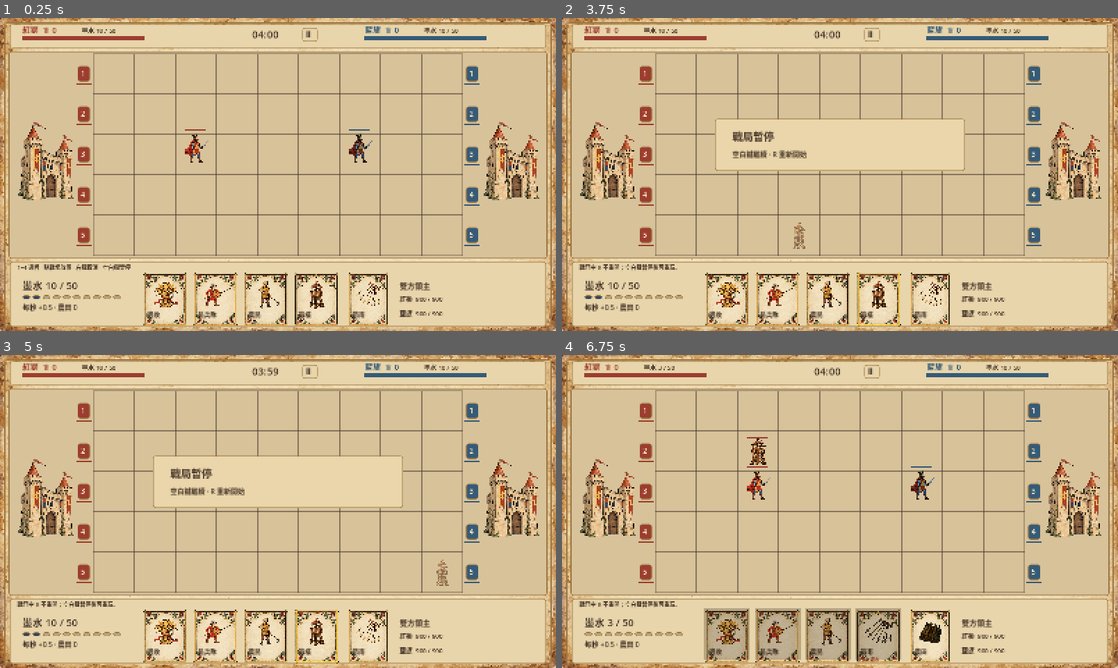
Above: before the commit, frames 1-4 (two rows, left to right).
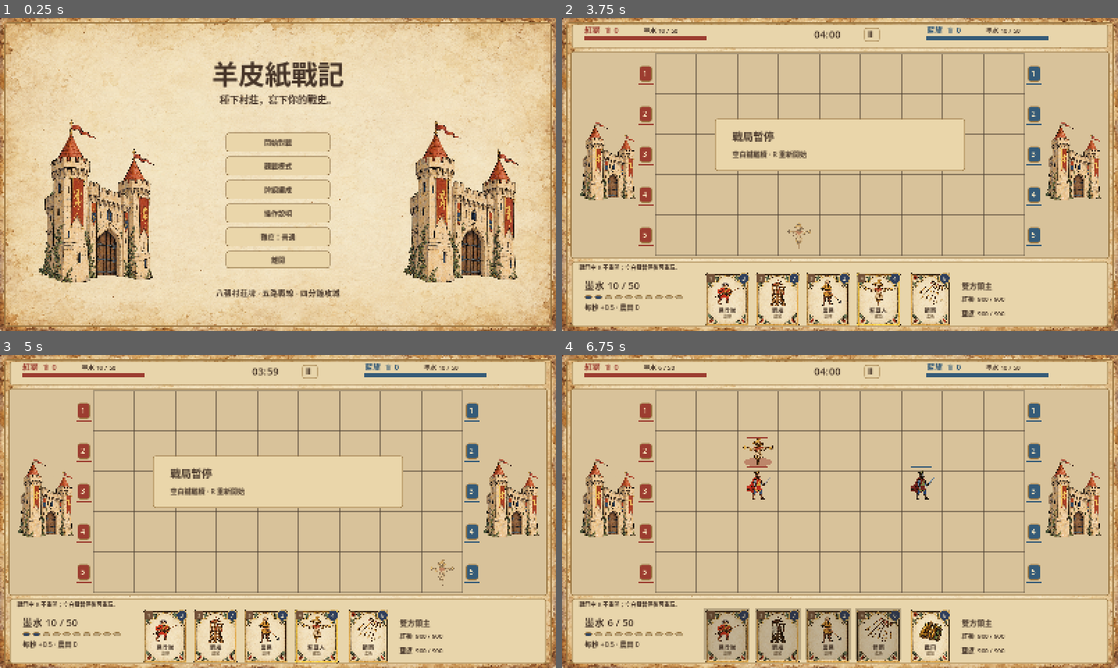
Above: after the commit, the same moments.

Repository: crazycatpower/FiveLaneLords
Game: Godot game, scene res://main.tscn
Two runs of this game, one before a commit and one after it. Both use one fixed random seed, a clock stepped at 60 frames per second and the inputs below.
Inputs (mouse positions are in pixels of both pictures, inside the frame that each line leads up to):
- Up to frame 1 (0.25 s): no input
- Up to frame 2 (3.75 s): click (840, 165) at 0.5 s, where only the run after the commit has a clickable "觀戰模式"; tap Enter at 1.25, 2.75 s; move the mouse to (962, 158) at 1.27 s; tap R at 1.35, 2.1, 3.05 s; click (962, 158) at 1.42 s; tap Space at 1.52, 2, 2.27, 3.5 s; move the mouse to (728, 190) at 2.02 s; click (728, 190) at 2.17 s; move the mouse to (895, 105) at 2.77 s; tap 1 at 2.85 s; click (895, 105) at 2.92 s; move the mouse to (812, 237) at 3.52 s; tap 4 at 3.6 s; click (812, 237) at 3.67 s
- Up to frame 3 (5 s): tap Space at 3.77, 4.52 s; tap R at 3.8, 4.35 s; tap Enter at 4.25 s; move the mouse to (444, 558) at 4.27 s; click (444, 558) at 4.42 s
- Up to frame 4 (6.75 s): tap Space at 5, 5.27 s; move the mouse to (673, 464) at 5.02 s; tap R at 5.1, 6.05 s; click (673, 464) at 5.17 s; move the mouse to (867, 511) at 5.77 s; tap 1 at 5.85 s; click (867, 511) at 5.92 s; move the mouse to (756, 433) at 6.52 s; tap 4 at 6.6 s; click (756, 433) at 6.67 s

The runs differ from the first frame. In frame 1, 58% of the frame differs, in the area x 1-99%, y 1-99%; in frame 2, 1.8%; in frame 3, 1.8%; in frame 4, 2.0%.

Commit message:
T6 add title, deck builder and help screens
Title (battle, spectate, deck, help, difficulty, quit), a deck builder
with presets, type tabs and save to user://deck.json, and a help page.
Drafted by Codex, finished by Claude: cards now show an ink-cost badge,
centred name and card type; the blue side gets a tint and team-coloured
shadows (shared art set); deck tests no longer overwrite the player's
saved deck; the smoke test now fails when a test stops on a script error.

Co-Authored-By: Claude Opus 5.5 <noreply@anthropic.com>

Diff:
--- /dev/null
+++ b/deck_store.gd
@@ -0,0 +1,24 @@
+extends RefCounted
+const B = preload("res://balance.gd")
+static func valid(deck: Array) -> bool:
+	if deck.size() != 8 or not "farm" in deck: return false
+	var unique := {}
+	for kind in deck:
+		if not kind is String or not B.CARDS.has(kind) or unique.has(kind): return false
+		unique[kind] = true
+	return true
+static func save_deck(deck: Array, path: String = "user://deck.json") -> bool:
+	if not valid(deck): return false
+	var file := FileAccess.open(path,FileAccess.WRITE)
+	if file == null: return false
+	file.store_string(JSON.stringify(deck))
+	return true
+static func load_deck(path: String = "user://deck.json") -> Array:
+	if FileAccess.file_exists(path):
+		var parsed = JSON.parse_string(FileAccess.get_file_as_string(path))
+		if parsed is Array and valid(parsed): return parsed
+	return B.PRESETS[1].duplicate()
+static func average(deck: Array) -> float:
+	var total := 0.0
+	for kind: String in deck: total += B.CARDS[kind].cost
+	return total/maxi(1,deck.size())
--- a/game.gd
+++ b/game.gd
@@ -1,6 +1,7 @@
 extends Node2D
 const B = preload("res://balance.gd")
 const L = preload("res://layout.gd")
+const DeckStore = preload("res://deck_store.gd")
 const Battle = preload("res://battle.gd")
 const ART = preload("res://manuscript_art.gd")
 const PAPER = preload("res://assets/parchment-background.png")
@@ -13,7 +14,14 @@
 var textures: Dictionary = {}
 var selected := -1
 var notice := "1–4 選牌 · 點戰場放置 · 右鍵取消 · 空白鍵暫停"
-var screen := "battle"
+var screen := "title"
+var player_deck: Array = []
+var deck_path := "user://deck.json"
+var deck_tab := "unit"
+var difficulty := 1
+var spectating := false
+var menu_notice := ""
+var start_button: Button
 var effects: Array[Dictionary] = []
 var seed_value := 1
 var ui: Array[Control] = []
@@ -33,11 +41,18 @@
 	seed_value = int(Time.get_unix_time_from_system())
 	for arg: String in OS.get_cmdline_user_args():
 		if arg.begins_with("--seed="): seed_value = int(arg.substr(7))
-	start_battle()
+	player_deck = DeckStore.load_deck(deck_path)
+	model = Battle.new(seed_value,player_deck)
+	show_title()
 
 func start_battle() -> void:
-	model = Battle.new(seed_value)
-	model.ai_enabled[1] = true
+	if not DeckStore.valid(player_deck):
+		show_deck()
+		return
+	DeckStore.save_deck(player_deck,deck_path)
+	model = Battle.new(seed_value,player_deck,B.PRESETS[difficulty])
+	model.difficulty = difficulty
+	model.ai_enabled = [spectating,true]
 	selected = -1
 	screen = "battle"
 	effects.clear()
@@ -133,13 +148,23 @@
 
 func draw_card(kind: String, rect: Rect2, slot: int = -1) -> void:
 	var data: Dictionary = B.CARDS[kind]
+	var s := rect.size
+	var short: bool = screen == "battle" and model.ink[0] < data.cost
 	draw_texture_rect(ART.card(selected == slot and slot >= 0),rect,false)
-	var tint := Color.WHITE if model.ink[0] >= data.cost else Color(0.45,0.45,0.45)
-	draw_texture_rect(art(kind),Rect2(rect.position+Vector2(22,24),Vector2(rect.size.x-44,82)),false,tint)
-	label_at(rect.position+Vector2(14,130),data.name,18)
-	label_at(rect.position+Vector2(rect.size.x-29,26),str(data.cost),19)
-	label_at(rect.position+Vector2(12,23),str(slot+1) if slot >= 0 else "次",15)
-	if slot >= 0 and model.ink[0] < data.cost: label_at(rect.position+Vector2(18,149),"差 %d 墨水" % ceili(data.cost-model.ink[0]),12,RED)
+	draw_texture_rect(art(kind),Rect2(rect.position+s*Vector2(0.17,0.13),s*Vector2(0.66,0.5)),false,Color(0.45,0.45,0.45) if short else Color.WHITE)
+	# Name and type sit above the frame's bottom corner flowers (they start ~83% down).
+	draw_string(font,rect.position+Vector2(0,s.y*0.74),data.name,HORIZONTAL_ALIGNMENT_CENTER,s.x,17,INK)
+	draw_string(font,rect.position+Vector2(0,s.y*0.83),{"unit":"部隊","building":"建築","spell":"法術"}[data.type],HORIZONTAL_ALIGNMENT_CENTER,s.x,12,Color("7a6446"))
+	# Ink cost badge, top right.
+	var badge := rect.position+Vector2(s.x-19,19)
+	draw_circle(badge,15,Color("2f3f5c"))
+	draw_arc(badge,15,0,TAU,24,Color("cfaa60"),2)
+	draw_string(font,badge+Vector2(-15,6),str(data.cost),HORIZONTAL_ALIGNMENT_CENTER,30,16,Color("f3e6c4"))
+	if slot >= 0:
+		draw_rect(Rect2(rect.position+Vector2(7,7),Vector2(22,22)),Color("725138"))
+		draw_string(font,rect.position+Vector2(7,24),str(slot+1),HORIZONTAL_ALIGNMENT_CENTER,22,14,Color("efdfb9"))
+	if short and slot >= 0:
+		draw_string(font,rect.position+Vector2(0,s.y*0.42),"差 %d" % ceili(data.cost-model.ink[0]),HORIZONTAL_ALIGNMENT_CENTER,s.x,20,Color("f3e6c4"))
 	if slot >= 0 and model.cooldown[0] > 0:
 		draw_rect(Rect2(rect.position,Vector2(rect.size.x,rect.size.y*model.cooldown[0]/B.PLAY_COOLDOWN)),Color(0.15,0.1,0.05,0.25))
 
@@ -147,7 +172,10 @@
 	if font == null or model == null: return
 	draw_texture_rect(PAPER,Rect2(Vector2.ZERO,L.VIEWPORT_SIZE),false)
 	panel(L.PAGE_FRAME,Color(0.85,0.74,0.53,0.15))
-	draw_battle()
+	if screen == "battle": draw_battle()
+	elif screen == "deck": draw_deck()
+	elif screen == "help": draw_help()
+	else: draw_title()
 
 func draw_battle() -> void:
 	panel(L.FIELD_FRAME,Color("d8c29a"))
@@ -160,7 +188,8 @@
 			if selected >= 0 and model.can_play(0,selected,L.cell_center(cell)): draw_rect(rect,Color(0.3,0.5,0.2,0.19))
 			draw_rect(rect,Color(0.3,0.25,0.2,0.35),false)
 	for b: Dictionary in model.buildings:
-		draw_texture_rect(art(b.kind,b.team),Rect2(b.pos-Vector2(45,39),Vector2(90,78)),false)
+		team_shadow(b.pos+Vector2(0,30),40,RED if b.team == 0 else BLUE)
+		draw_texture_rect(art(b.kind,b.team),Rect2(b.pos-Vector2(45,39),Vector2(90,78)),false,team_tint(b.team))
 		bar(Rect2(b.pos-Vector2(30,43),Vector2(60,4)),b.hp,b.max_hp,RED if b.team == 0 else BLUE)
 		if b.boost_until > model.elapsed: draw_arc(b.pos,37,0,TAU,20,Color.GOLD,2)
 	layout_formations()
@@ -187,11 +216,22 @@
 		label_at(L.OVERLAY_TITLE,"戰局暫停" if not model.ended else ("和局" if model.winner == -1 else ("紅獅勝利" if model.winner == 0 else "藍旗勝利")),30)
 		label_at(L.OVERLAY_HELP,"空白鍵繼續 · R 重新開始",20)
 
+# Both sides share one art set (producer decision); until recolored art exists, tint the blue side
+# and put a team-coloured shadow under every unit and building so sides read at a glance.
+func team_tint(team: int) -> Color:
+	return Color.WHITE if team == 0 else Color(0.62,0.78,1.25)
+
+func team_shadow(center: Vector2, radius: float, color: Color) -> void:
+	draw_set_transform(center,0,Vector2(1,0.32))
+	draw_circle(Vector2.ZERO,radius,Color(color,0.45))
+	draw_set_transform(Vector2.ZERO)
+
 func draw_unit(u: Dictionary) -> void:
 	var pos: Vector2 = u.draw
 	var bounce := sin(model.elapsed*8+u.phase)*2
+	team_shadow(pos+Vector2(0,15),22,RED if u.team == 0 else BLUE)
 	draw_set_transform(pos+Vector2(0,bounce),0,Vector2(u.face,1))
-	draw_texture_rect(art(u.kind,u.team),Rect2(-32,-54,64,70),false,Color(1.5,1.5,1.5) if u.flash > 0 else Color.WHITE)
+	draw_texture_rect(art(u.kind,u.team),Rect2(-32,-54,64,70),false,Color(1.5,1.5,1.5) if u.flash > 0 else team_tint(u.team))
 	draw_set_transform(Vector2.ZERO)
 	bar(Rect2(pos-Vector2(23,59),Vector2(46,4)),u.hp,u.max_hp,RED if u.team == 0 else BLUE)
 
@@ -259,3 +299,83 @@
 	for lord: Dictionary in model.lords:
 		var y: float = 815+lord.team*42
 		label_at(Vector2(1150,y),"%s  %d / 900" % ["紅獅" if lord.team == 0 else "藍旗",maxi(0,int(lord.hp))],18)
+
+
+func show_title() -> void:
+	screen = "title"
+	clear_ui()
+	button(Rect2(650,330,300,55),"開始對戰",func(): spectating = false; start_battle())
+	button(Rect2(650,398,300,55),"觀戰模式",func(): spectating = true; start_battle())
+	button(Rect2(650,466,300,55),"牌組編成",show_deck)
+	button(Rect2(650,534,300,55),"操作說明",show_help)
+	button(Rect2(650,670,300,50),"離開",func(): get_tree().quit())
+	button(Rect2(650,602,300,55),"難度："+["簡單","普通","困難"][difficulty],func(): difficulty = (difficulty+1)%3; show_title())
+	queue_redraw()
+
+func draw_title() -> void:
+	draw_texture_rect(textures.castle_red,Rect2(100,290,350,480),false)
+	draw_texture_rect(textures.castle_blue,Rect2(1150,290,350,480),false)
+	draw_string(font,Vector2(0,190),"羊皮紙戰記",HORIZONTAL_ALIGNMENT_CENTER,L.VIEWPORT_SIZE.x,76,INK)
+	draw_string(font,Vector2(0,245),"種下村莊，寫下你的戰史。",HORIZONTAL_ALIGNMENT_CENTER,L.VIEWPORT_SIZE.x,28,INK)
+	draw_string(font,Vector2(0,800),"八張村莊牌 · 五路戰線 · 四分鐘攻城",HORIZONTAL_ALIGNMENT_CENTER,L.VIEWPORT_SIZE.x,23,INK)
+
+func show_deck() -> void:
+	screen = "deck"
+	clear_ui()
+	for i: int in range(3):
+		var index := i
+		button(Rect2(120+i*300,155,270,45),B.PRESET_NAMES[i],func(): player_deck = B.PRESETS[index].duplicate(); show_deck())
+	for i: int in range(3):
+		var tab: String = ["unit","building","spell"][i]
+		button(Rect2(120+i*210,235,190,44),["部隊","建築","法術"][i],func(): deck_tab = tab; show_deck())
+	var index := 0
+	for kind: String in B.CARDS:
+		if B.CARDS[kind].type != deck_tab: continue
+		var card_kind := kind
+		var rect := Rect2(120+index%8*170,310,150,190)
+		var b := button(rect,"",func(): toggle_deck_card(card_kind))
+		b.tooltip_text = card_description(kind)
+		b.modulate = Color(1,1,1,0.01)
+		index += 1
+	button(Rect2(120,805,220,50),"回到標題",show_title)
+	start_button = button(Rect2(1220,805,240,50),"儲存並開戰",func(): spectating = false; start_battle())
+	start_button.disabled = not DeckStore.valid(player_deck)
+	queue_redraw()
+
+func toggle_deck_card(kind: String) -> void:
+	if kind in player_deck: player_deck.erase(kind)
+	elif player_deck.size() < 8: player_deck.append(kind)
+	else: menu_notice = "先取消一張已選卡牌，再加入新卡。"
+	if DeckStore.valid(player_deck): DeckStore.save_deck(player_deck,deck_path)
+	show_deck()
+
+func draw_deck() -> void:
+	label_at(Vector2(120,100),"村莊牌組",48)
+	label_at(Vector2(1060,100),"%d / 8 張 · 平均 %.1f 墨水" % [player_deck.size(),DeckStore.average(player_deck)],24)
+	var index := 0
+	for kind: String in B.CARDS:
+		if B.CARDS[kind].type != deck_tab: continue
+		var rect := Rect2(120+index%8*170,310,150,190)
+		draw_card(kind,rect)
+		if kind in player_deck: draw_rect(rect,Color("9b3d2c"),false,4)
+		index += 1
+	label_at(Vector2(120,555),"已選牌組（點上方卡牌加入或移除）",24)
+	for i: int in range(player_deck.size()): draw_card(player_deck[i],Rect2(120+i*170,585,150,190))
+	label_at(Vector2(400,840),"需選滿 8 張不同卡牌，並包含農田。" if not DeckStore.valid(player_deck) else menu_notice,20,RED)
+
+func card_description(kind: String) -> String:
+	var card: Dictionary = B.CARDS[kind]
+	var descriptions := {"farm":"種下三秒後開始，每十秒產出兩滴墨水。","farmer":"兩名農民向前行軍，順路耕田 1.5 秒，農田加速十五秒。","mill":"同一路農田產量速度 +50%，每方一座。","scarecrow":"吸引附近敵兵攻擊，存在二十五秒。","tower":"每 0.8 秒射箭，射程 200，存在四十秒。","harvest":"範圍內農田立即各產兩墨水，八秒加速。","rain":"範圍部隊傷害 200，建築與城門 60。","fire":"部隊傷害 320，建築 640，城門 100。","ox":"首擊 120 並擊退，建築傷害 ×1.5。","healer":"每秒治療附近友軍 12 血。","ram":"穿過部隊，只攻擊建築與城門。","hunter":"射程 170，箭矢飛行 0.35 秒。","knight":"600 生命的重裝主力。","mob":"五名暴民，錯開出場。","militia":"兩名民兵，基本近戰主力。"}
+	return "%s · %d 墨水\n%s" % [card.name,card.cost,descriptions.get(kind,"")]
+
+func show_help() -> void:
+	screen = "help"
+	clear_ui()
+	button(Rect2(650,770,300,55),"回到標題",show_title)
+	queue_redraw()
+
+func draw_help() -> void:
+	panel(Rect2(270,130,1060,600))
+	label_at(Vector2(350,215),"操作與勝負",44)
+	var lines := ["1–4 或點卡牌選牌，再點戰場放置；右鍵／Esc 取消。","空白鍵暫停；暫停時按 R 重玩，戰鬥中 R 不會重開。","農田自己產墨水；農民從田後方出發，順路耕田加速。","部隊只往前走，領主會自行回防；箭樓可守護後方。","破門得皇冠，該路部隊部署區延伸至第六欄。","四分鐘比皇冠，平手加時兩分鐘；拆主堡直接勝利。","最後一分鐘產墨水 ×1.5，加時 ×2；上限 50。"]
+	for i: int in range(lines.size()): label_at(Vector2(350,290+i*52),lines[i],23)
--- a/smoke_test.gd
+++ b/smoke_test.gd
@@ -4,6 +4,7 @@
 const L = preload("res://layout.gd")
 var checks := 0
 var failures := 0
+var finished := {}
 func _initialize() -> void:
 	create_timer(45).timeout.connect(func(): quit(2))
 	call_deferred("run")
@@ -24,7 +25,11 @@
 	test_match()
 	test_ai()
 	test_cards()
+	test_decks()
+	test_screens()
+	check(finished.has("screens"),"screen test ran to the end (a script error would stop it silently)")
 	await preview()
+	check(finished.has("preview"),"preview ran to the end")
 	print("%s: %d checks, %d failures" % ["PASS" if failures == 0 else "FAIL",checks,failures])
 	quit(0 if failures == 0 else 1)
 func test_core() -> void:
@@ -104,6 +109,17 @@
 func preview() -> void:
 	var game = load("res://main.tscn").instantiate()
 	root.add_child(game)
+	game.deck_path = "user://test-ui-deck.json"
+	game.player_deck = B.PRESETS[0].duplicate()
+	if DisplayServer.get_name() != "headless":
+		for screen: String in ["title","deck"]:
+			if screen == "deck": game.show_deck()
+			game.queue_redraw()
+			await process_frame
+			await RenderingServer.frame_post_draw
+			root.get_texture().get_image().save_png("res://%s-preview.png" % screen)
+	game.start_battle()
+	DirAccess.remove_absolute("user://test-ui-deck.json")
 	game.set_physics_process(false)
 	game.model.add_building(0,Vector2i(1,1),"farm")
 	game.model.add_building(1,Vector2i(7,3),"farm")
@@ -116,6 +132,7 @@
 		await RenderingServer.frame_post_draw
 		root.get_texture().get_image().save_png("res://preview.png")
 	game.free()
+	finished["preview"] = true
 
 func test_lords() -> void:
 	var m := Battle.new(9)
@@ -270,3 +287,47 @@
 	m.ink[1] = 10
 	var c: Dictionary = m.AI.decide(m.snapshot(1))
 	check(c.kind == "fire" and c.cell.x == 1,"AI raids four player farms with fire")
+
+func test_decks() -> void:
+	var store = preload("res://deck_store.gd")
+	for deck: Array in B.PRESETS: check(store.valid(deck),"preset has eight unique cards and farmland")
+	check(not store.valid(["farm"]),"short deck rejected")
+	var deck: Array = B.PRESETS[0].duplicate()
+	deck[0] = "knight"
+	check(not store.valid(deck),"deck without farm rejected")
+	deck = B.PRESETS[0].duplicate()
+	check(store.save_deck(deck,"user://test-deck.json"),"deck saved")
+	check(store.load_deck("user://test-deck.json") == deck,"deck roundtrip")
+	DirAccess.remove_absolute("user://test-deck.json")
+
+func test_screens() -> void:
+	var game = load("res://main.tscn").instantiate()
+	root.add_child(game)
+	game.deck_path = "user://test-ui-deck.json" # never touch the player's own deck
+	game.set_physics_process(false)
+	check(game.screen == "title","game opens on the title screen")
+	var labels: Array = game.ui.map(func(b: Button) -> String: return b.text)
+	check("開始對戰" in labels and "觀戰模式" in labels and "牌組編成" in labels and "操作說明" in labels,"title offers battle, spectate, deck and help")
+	game.player_deck = B.PRESETS[1].duplicate()
+	game.show_deck()
+	game.toggle_deck_card("farm")
+	check(not "farm" in game.player_deck and game.start_button.disabled,"removing farmland disables the start button")
+	game.start_battle()
+	check(game.screen == "deck","an invalid deck cannot start a battle")
+	game.toggle_deck_card("farm")
+	check(game.player_deck.size() == 8 and not game.start_button.disabled,"adding it back re-enables start")
+	game.toggle_deck_card("mob")
+	check(game.player_deck.size() == 8 and not "mob" in game.player_deck,"a full deck refuses a ninth card")
+	game.start_battle()
+	check(game.screen == "battle" and game.model.ai_enabled == [false,true],"battle starts with the player's deck and an AI opponent")
+	var dealt: Array = game.model.decks[0].duplicate()
+	dealt.sort()
+	var chosen: Array = game.player_deck.duplicate()
+	chosen.sort()
+	check(dealt == chosen,"the battle deals the chosen eight cards")
+	game.spectating = true
+	game.start_battle()
+	check(game.model.ai_enabled == [true,true],"spectate mode lets AI play both sides")
+	game.free()
+	DirAccess.remove_absolute("user://test-ui-deck.json")
+	finished["screens"] = true
Binary file added: deck-preview.png
Not shown, added: deck-preview.png.import
Not shown, added: deck_store.gd.uid
Binary file changed: preview.png
Binary file added: title-preview.png
Not shown, added: title-preview.png.import
